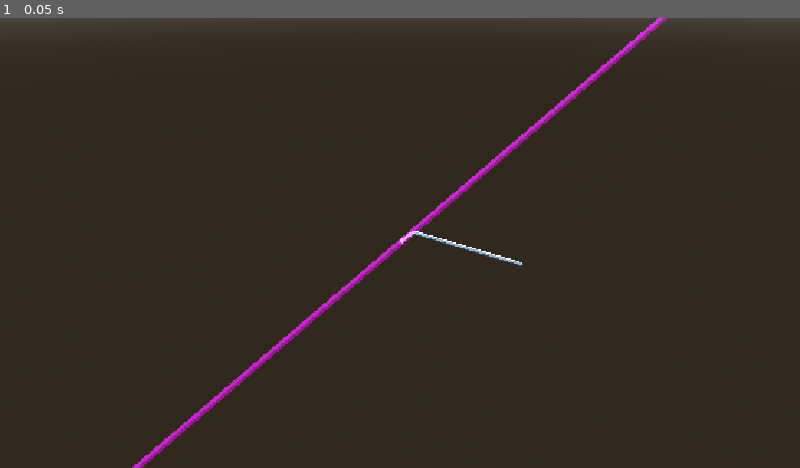
Above: before the commit, frame 1.
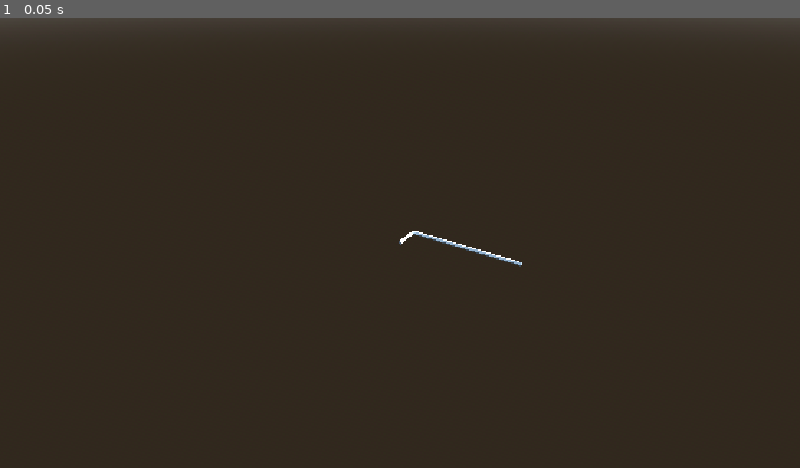
Above: after the commit, the same moment.

Repository: Haha64142/3DCamera
Game: Godot game, scene res://main.tscn
Same seed, same stepped clock (60 frames per second), same inputs: the game is played once before the commit and once after it.
Inputs:
- Up to frame 1 (0.05 s): no input

The runs differ from the first frame. In frame 1, 1.2% of the frame differs, in the area x 16-84%, y 0-100%.

Commit message:
Finish up rotate, pan, and zoom

Diff:
--- a/main.tscn
+++ b/main.tscn
@@ -35,10 +35,13 @@
 [node name="Camera3D" type="Camera3D" parent="RotationCenter" unique_id=983160111]
 transform = Transform3D(1, -1.4901161e-08, 0, -1.4901161e-08, 1, 2.9802322e-08, 0, 2.9802322e-08, 1, 0, 0, 1)
 projection = 1
+far = 100.0
 
 [node name="Axis" parent="RotationCenter" unique_id=1396364439 instance=ExtResource("1_h2yge")]
 transform = Transform3D(0.030000001, 4.656613e-10, -9.313226e-10, 0, 0.030000001, 0, 0, 0, 0.030000001, 0, 0, 0)
 top_level = true
+visible = false
 
 [node name="RayPointer" parent="RotationCenter" unique_id=990542880 instance=ExtResource("4_1bvp3")]
 top_level = true
+visible = false
--- a/project.godot
+++ b/project.godot
@@ -22,6 +22,7 @@
 
 [physics]
 
+3d/run_on_separate_thread=true
 3d/physics_engine="Jolt Physics"
 
 [rendering]
--- a/ray_pointer.tscn
+++ b/ray_pointer.tscn
@@ -14,7 +14,9 @@
 [node name="RayPointer" type="Area3D" unique_id=990542880]
 
 [node name="MeshInstance3D" type="MeshInstance3D" parent="." unique_id=913239957]
+transform = Transform3D(1, 0, 0, 0, 1, 0, 0, 0, 1, 0, 0, -5)
 mesh = SubResource("BoxMesh_t1svm")
 
 [node name="CollisionShape3D" type="CollisionShape3D" parent="." unique_id=406419970]
+transform = Transform3D(1, 0, 0, 0, 1, 0, 0, 0, 1, 0, 0, -5)
 shape = SubResource("BoxShape3D_lvnu5")
--- a/rotation_center.gd
+++ b/rotation_center.gd
@@ -5,9 +5,6 @@
 
 var raycast_result: Dictionary
 var update_raycast := false
-
-var pan_scale: float
-var viewport_height: float
 
 var mouse_button_handler := MouseButtonHandler.new()
 
@@ -25,11 +22,8 @@
 		var query := PhysicsRayQueryParameters3D.create(from, to)
 		raycast_result = get_world_3d().direct_space_state.intersect_ray(query)
 		print(raycast_result)
-		if raycast_result:
-			print(raycast_result.position)
-			axis.position = raycast_result.position
-		else:
-			print("none")
+		#if raycast_result:
+			#axis.position = raycast_result.position
 		update_raycast = false
 
 func _unhandled_input(event: InputEvent) -> void:
@@ -48,36 +42,46 @@
 	if event is InputEventMouseMotion:
 		match mouse_button_handler.get_active_button():
 			MOUSE_BUTTON_MIDDLE:
-				viewport_height = get_viewport().get_visible_rect().size.y
-				pan_scale = camera.size / viewport_height
-				translate_object_local(Vector3(
-						pan_scale * -event.screen_relative.x,
-						pan_scale * event.screen_relative.y,
-						0
-				))
+				pan(event.screen_relative)
 
 			MOUSE_BUTTON_RIGHT:
-				if raycast_result:
-					var camera_position = camera.global_position
-					position = raycast_result.position
-					camera.global_position = camera_position
-				rotation.y -= event.screen_relative.x / 100
-				rotation.x -= event.screen_relative.y / 100
+				rotate_camera(event.screen_relative)
 
 			_:
 				update_raycast = true
 
 func zoom(factor: float) -> void:
-	var mouse := get_viewport().get_mouse_position()
+	var mouse_pos := get_viewport().get_mouse_position()
 	var viewport_size := get_viewport().get_visible_rect().size
-	var mouse_offset := mouse - viewport_size / 2.0
-	mouse_offset *= 2
-	print(mouse_offset)
-	var normalized := mouse_offset / viewport_size
-	print(normalized)
-	ray_pointer.position = camera.project_ray_origin(get_viewport().get_mouse_position())
-	ray_pointer.rotation = camera.global_rotation
-	camera.size *= factor
+	var mouse_offset_pixels := mouse_pos - viewport_size / 2.0
+	var mouse_offset_meters: Vector2 = mouse_offset_pixels * camera.size / viewport_size.y
+	var new_size = camera.size * factor
+	if new_size <= 0.00001:
+		return
+	camera.size = new_size
+	print(camera.size)
 	var camera_scale := factor - 1
-	camera.h_offset += -normalized.x * camera.size * camera_scale
-	camera.v_offset += normalized.y * camera.size * camera_scale
+	translate_object_local(Vector3(
+			-mouse_offset_meters.x * camera_scale,
+			mouse_offset_meters.y * camera_scale,
+			0
+	))
+	#ray_pointer.position = camera.project_ray_origin(mouse)
+	#ray_pointer.rotation = camera.global_rotation
+
+
+func pan(mouse_delta: Vector2) -> void:
+	var pan_ratio: float = camera.size / get_viewport().get_visible_rect().size.y
+	translate_object_local(Vector3(
+			pan_ratio * -mouse_delta.x,
+			pan_ratio * mouse_delta.y,
+			0
+	))
+
+func rotate_camera(mouse_delta: Vector2) -> void:
+	if raycast_result:
+		var camera_position = camera.global_position
+		position = raycast_result.position
+		camera.global_position = camera_position
+	rotation.y -= mouse_delta.x / 100
+	rotation.x -= mouse_delta.y / 100
